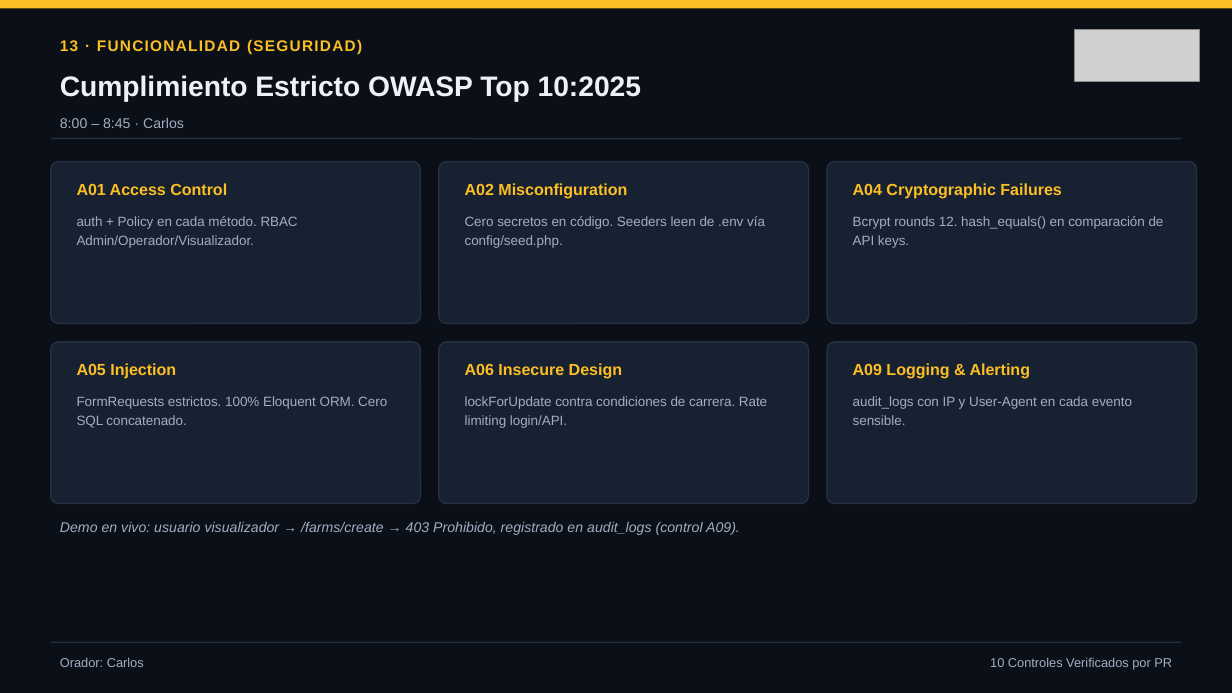
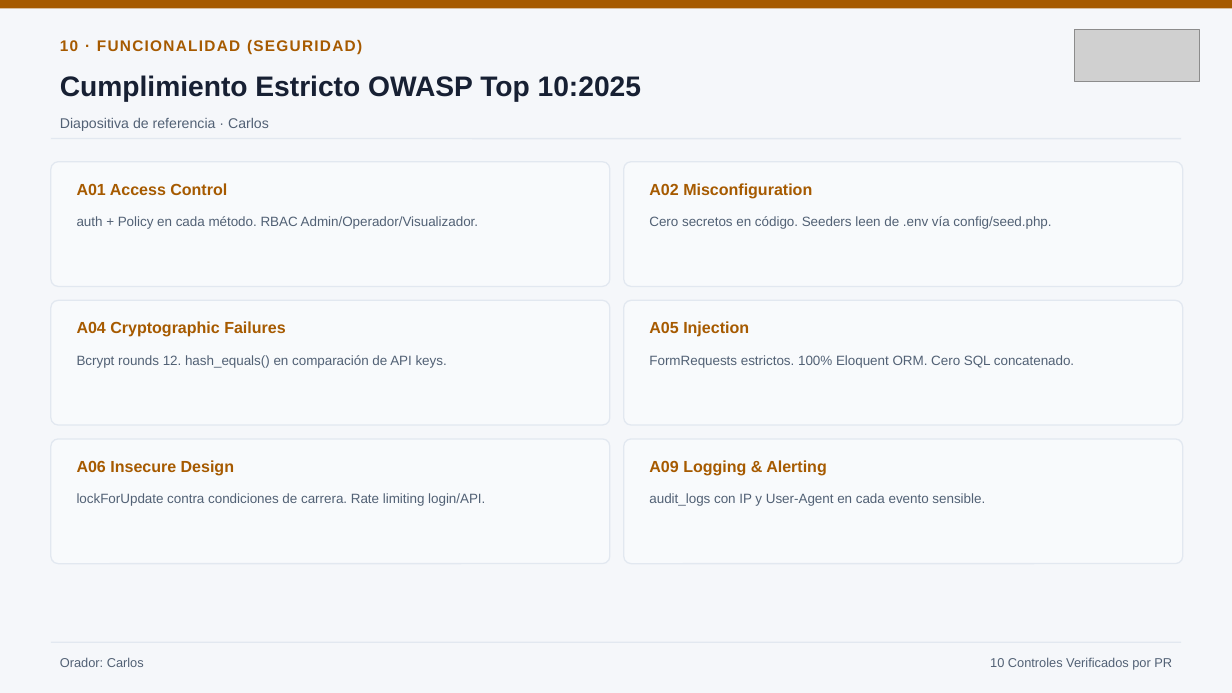
Before and after one commit to Andy13K/Dia_del_programador_IA, a slide deck: slide 10 of docs/export/Presentacion-Kin-Solar-Guatemala.pptx (slide 13 before the commit). Drawn at 1232x693 pixels with LibreOffice and Linux fonts; fonts in the diff are those of the drawing; grey boxes stand for pictures. Boxes give left, top, right and bottom in pixels: in the first picture for what was removed or moved away, otherwise in the second. Text is boxed around its words. In the diff, an @@ line names an element or a change of style, - is before the commit and + after.

```diff
--- a/docs/export/Presentacion-Kin-Solar-Guatemala.pptx
+++ b/docs/export/Presentacion-Kin-Solar-Guatemala.pptx
@@ background #0B0F17 to #F5F7FA @@
@@ rectangle at (x1=0, y1=0, x2=1232, y2=8): fill #FBBF24 to #A65A00 @@
@@ text "Cumplimiento Estricto OWASP Top 10:2025" at (x1=60, y1=75, x2=641, y2=102): text colour #EDF2FA to #172033 @@
@@ text at (x1=60, y1=40, x2=362, y2=55): text changed; text colour #FBBF24 to #A65A00 @@
-13 · FUNCIONALIDAD (SEGURIDAD)
+10 · FUNCIONALIDAD (SEGURIDAD)
@@ text at (x1=60, y1=118, x2=269, y2=131): text changed; text colour #A1AEC2 to #526175 @@
-8:00 – 8:45 · Carlos
+Diapositiva de referencia · Carlos
@@ line (51, 139) - (1181, 139): stroke #263143 1 pt to #E2E8F0 1 pt @@
@@ rounded rectangle resized from (x1=51, y1=162, x2=421, y2=323) to (x1=51, y1=162, x2=610, y2=287) @@
@@ rounded rectangle resized from (x1=439, y1=162, x2=809, y2=323) to (x1=624, y1=162, x2=1183, y2=287) @@
@@ text "A02 Misconfiguration" moved from (x1=465, y1=183, x2=627, y2=199) to (x1=649, y1=183, x2=812, y2=199) @@
@@ text "Cero secretos en código. Seeders ..." moved from (x1=465, y1=216, x2=765, y2=248) to (x1=649, y1=216, x2=1051, y2=229) @@
@@ rounded rectangle resized from (x1=827, y1=162, x2=1197, y2=323) to (x1=51, y1=300, x2=610, y2=425) @@
@@ text "A04 Cryptographic Failures" moved from (x1=853, y1=183, x2=1061, y2=199) to (x1=77, y1=321, x2=285, y2=337) @@
@@ fill #182131 to #F8FAFC; outline #263143 1 pt to #E2E8F0 1 pt; proportions changed in 6 elements at (x1=51, y1=162, x2=610, y2=287), (x1=624, y1=162, x2=1183, y2=287), (x1=624, y1=439, x2=1183, y2=564), (x1=51, y1=439, x2=610, y2=564), (x1=51, y1=300, x2=610, y2=425), (x1=624, y1=300, x2=1183, y2=425) @@
@@ rounded rectangle resized from (x1=51, y1=342, x2=421, y2=504) to (x1=624, y1=300, x2=1183, y2=425) @@
@@ text "A05 Injection" moved from (x1=77, y1=363, x2=176, y2=379) to (x1=649, y1=321, x2=749, y2=337) @@
@@ text "Bcrypt rounds 12. hash_equals() en ..." moved from (x1=853, y1=216, x2=1164, y2=248) to (x1=77, y1=355, x2=447, y2=368) @@
@@ text colour #A1AEC2 to #526175 in 8 elements at (x1=60, y1=657, x2=144, y2=667), (x1=990, y1=657, x2=1172, y2=670), (x1=77, y1=216, x2=478, y2=229), (x1=649, y1=216, x2=1051, y2=229), (x1=649, y1=493, x2=985, y2=506), (x1=77, y1=493, x2=485, y2=506), (x1=77, y1=355, x2=447, y2=368), (x1=649, y1=355, x2=1074, y2=368) @@
@@ text "FormRequests estrictos. 100% Eloquent ORM. ..." moved from (x1=77, y1=396, x2=387, y2=428) to (x1=649, y1=355, x2=1074, y2=368) @@
@@ rounded rectangle resized from (x1=439, y1=342, x2=809, y2=504) to (x1=51, y1=439, x2=610, y2=564) @@
@@ rounded rectangle resized from (x1=827, y1=342, x2=1197, y2=504) to (x1=624, y1=439, x2=1183, y2=564) @@
@@ text colour #FBBF24 to #A65A00 in 6 elements at (x1=77, y1=183, x2=227, y2=195), (x1=649, y1=183, x2=812, y2=199), (x1=649, y1=460, x2=827, y2=476), (x1=77, y1=321, x2=285, y2=337), (x1=649, y1=321, x2=749, y2=337), (x1=77, y1=460, x2=234, y2=476) @@
@@ text "A06 Insecure Design" moved from (x1=465, y1=363, x2=622, y2=379) to (x1=77, y1=460, x2=234, y2=476) @@
@@ text "A09 Logging & Alerting" moved from (x1=853, y1=363, x2=1031, y2=379) to (x1=649, y1=460, x2=827, y2=476) @@
@@ text "lockForUpdate contra condiciones de carrera. ..." moved from (x1=465, y1=396, x2=767, y2=428) to (x1=77, y1=493, x2=485, y2=506) @@
@@ text "audit_logs con IP y User-Agent ..." moved from (x1=853, y1=396, x2=1132, y2=425) to (x1=649, y1=493, x2=985, y2=506) @@
@@ text removed at (x1=60, y1=522, x2=740, y2=535) @@
-Demo en vivo: usuario visualizador → /farms/create → 403 Prohibido, registrado en audit_logs (control A09).
@@ line (51, 642) - (1181, 642): stroke #263143 1 pt to #E2E8F0 1 pt @@
```
Also in this commit, not shown: 12 other slides changed, 2 slides added, 3 slides removed, 12 other files.
